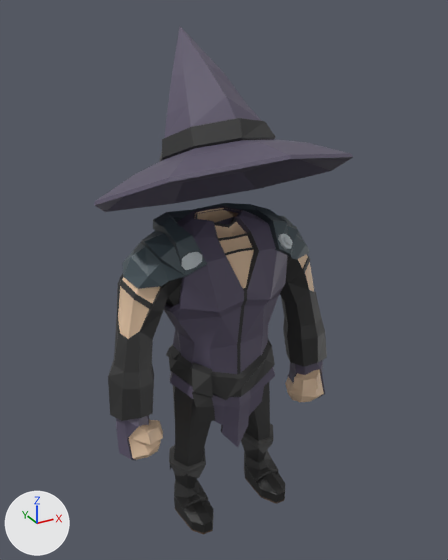
What one commit did to the COLLADA model Models/Blend/Pants/RareWizardPants.dae.
Camera for both pictures: a 50 mm lens placed at (-5.64, -10.31, 10.64), pointed at (0.11, 0.13, 5.42). Lighting does not change. The marker at lower left points along +X, +Y and +Z.

In view in the first picture: 'Boots', 'Hat', 'Outfit', 'Pants'.
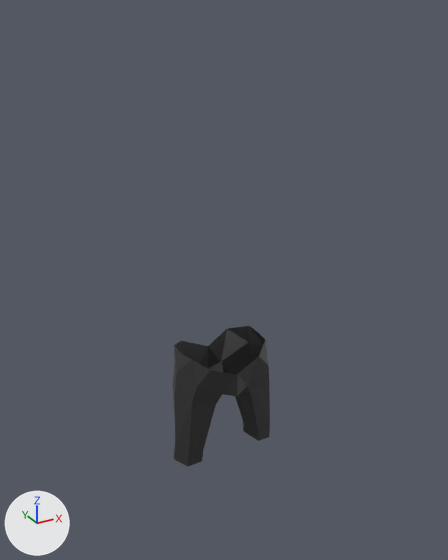
Boxes [x1, y1, x2, y2] around the edits, measured in the pictures (448 x 560 px):
'Outfit', deleted: before [108, 203, 327, 461]
'Hat', deleted: before [95, 26, 353, 212]
'Boots', deleted: before [169, 424, 285, 534]
'Pants', unchanged, uncovered by the edit: before [173, 382, 270, 466]; after [173, 326, 270, 466]

The edits, one by one:
Object 'Outfit' (ob_outfit) is deleted.
Object 'Hat' (ob_hat) is deleted.
Object 'Boots' (ob_boots) is deleted.
